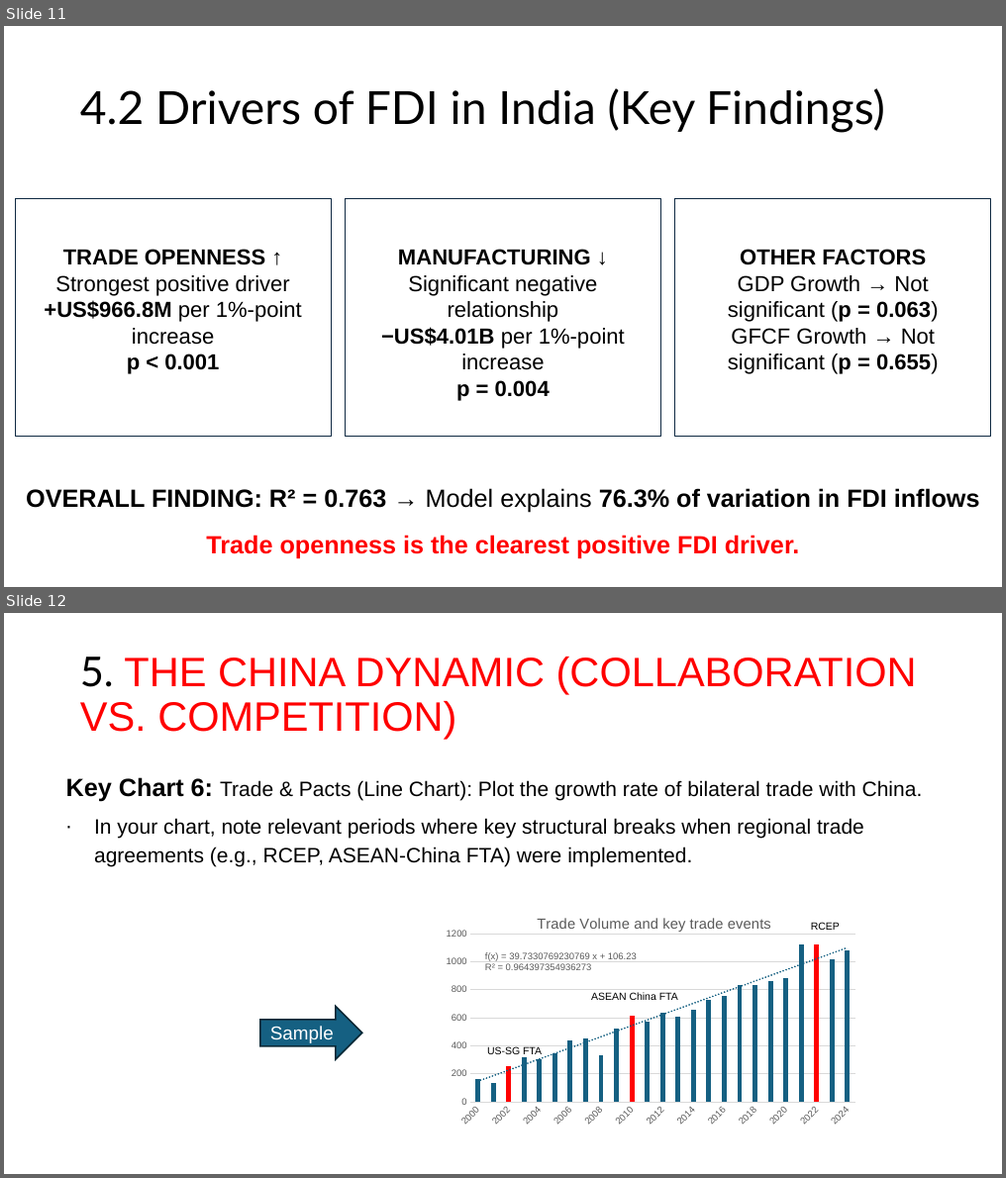
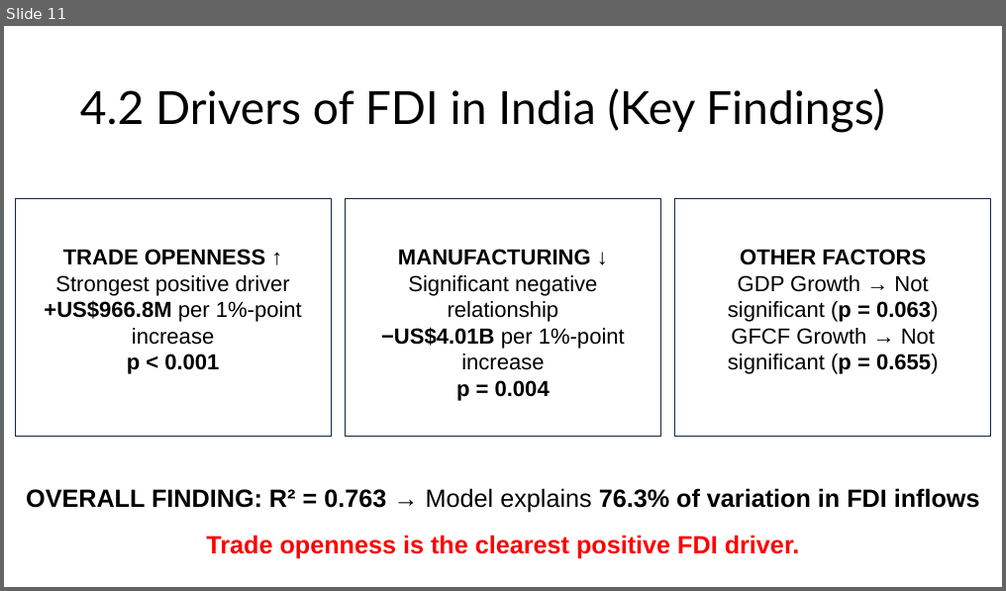
Before and after one commit to josephkohhh/SIM-UOW-Mods, a slide deck: ECON251/Assignment/T01_Group10_Presentation Slides.pptx. Shown one above the other, each under a label of ours: slides 11 and 12 before the commit, slide 11 after it. The pictures are 1006x1178 and 1006x591 pixels, drawn with LibreOffice and Linux fonts; fonts in the diff are those of the drawing. Boxes give left, top, right and bottom in pixels: in the first picture for what was removed or moved away, otherwise in the second. Text is boxed around its words. In the diff, an @@ line names an element or a change of style, - is before the commit and + after.

```diff
--- a/ECON251/Assignment/T01_Group10_Presentation Slides.pptx
+++ b/ECON251/Assignment/T01_Group10_Presentation Slides.pptx
@@ slide 12 removed at (4, 613, 1002, 1174), background #FFFFFF @@
@@ title removed at (80, 657, 917, 739) @@
-5. THE CHINA DYNAMIC (COLLABORATION VS. COMPETITION)
@@ text removed at (66, 777, 923, 866) @@
-Key Chart 6: Trade & Pacts (Line Chart): Plot the growth rate of bilateral trade with China.
-∙ In your chart, note relevant periods where key structural breaks when regional trade agreements (e.g., RCEP, ASEAN-China FTA) were implemented.
@@ column chart removed at (442, 903, 872, 1142) @@
-title "Trade Volume and key trade events  "
-categories: 2000, 2001, 2002, 2003, 2004, 2005, 2006, 2007, 2008, 2009, 2010, 2011, 2012, 2013, 2014, 2015, 2016, 2017, 2018, 2019, 2020, 2021, 2022, 2023, 2024
-Series 1: 160, 130, 250, 320, 300, 340, 440, 450, 330, 520, 610, 570, 630, 610, 660, 730, 750, 830, 840, 860, 880, 1120, 1120, 1020, 1080
@@ text removed at (811, 922, 840, 930) @@
-RCEP
@@ text removed at (591, 992, 678, 1000) @@
-ASEAN China FTA
@@ right arrow removed at (260, 1007, 361, 1059) @@
-Sample
@@ text removed at (487, 1047, 542, 1055) @@
-US-SG FTA
```
Also in this commit, not shown: 1 slide changed, 1 slide added, 1 other file.
